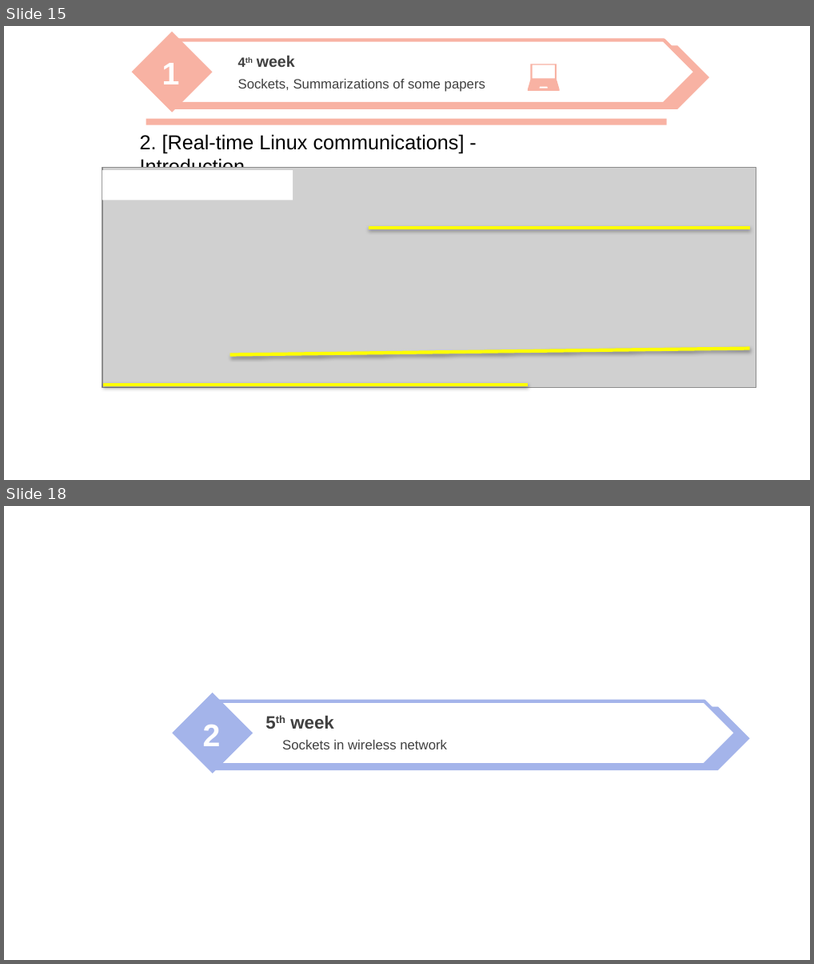
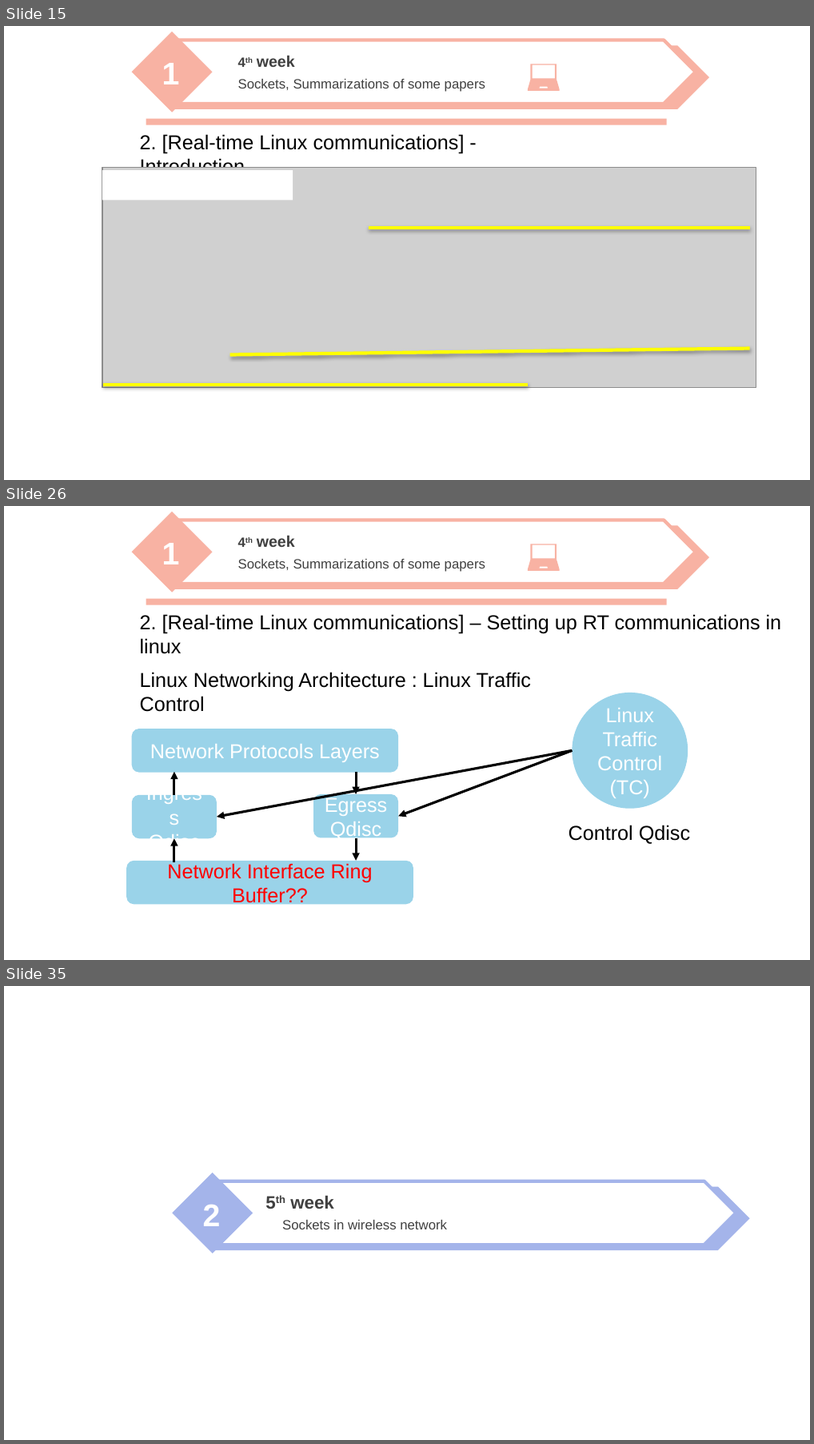
Before and after one commit to nicesick/Prototyping-Delay-Aware-V2X-Safe-Communications, a slide deck: presentation/presentation_2.pptx. Shown one above the other, each under a label of ours: slides 15 and 18 before the commit, slides 15, 26 and 35 after it; the slides between them are not shown. The pictures are 814x964 and 814x1444 pixels, drawn with LibreOffice and Linux fonts; fonts in the diff are those of the drawing; grey boxes stand for pictures; background and template pictures are left out. Boxes give left, top, right and bottom in pixels: in the first picture for what was removed or moved away, otherwise in the second. Text is boxed around its words. In the diff, an @@ line names an element or a change of style, - is before the commit and + after.

```diff
--- a/presentation/presentation_2.pptx
+++ b/presentation/presentation_2.pptx
@@ slide 26 added at box(4, 506, 810, 960), background picture (left out) @@
@@ freeform shape added at box(528, 544, 561, 571), fill #F8B2A3 @@
@@ group added at box(131, 512, 710, 592): 3 texts, 2 pentagon arrows, 1 diamond @@
+1
+4th week
+Sockets, Summarizations of some papers
@@ rectangle added at box(146, 599, 667, 605), fill #F8B2A3 @@
@@ text added at box(140, 614, 782, 633), 18 pt, text #000000 @@
+2. [Real-time Linux communications] – Setting up RT communications in linux
@@ text added at box(140, 672, 532, 712), 18 pt, text #000000 @@
+Linux Networking Architecture : Linux Traffic Control
@@ group added at box(126, 692, 690, 904): 6 arrows, 4 rounded rectangles, 1 ellipse, 1 text @@
+Network Protocols Layers
+Network Interface Ring Buffer??
+Ingress
+Qdisc
+Egress
+Qdisc
+Linux Traffic Control
+(TC)
+Control Qdisc
@@ what was slide 18 is now slide 35 @@
```
Also in this commit, not shown: 2 slides changed, 16 other slides added.
